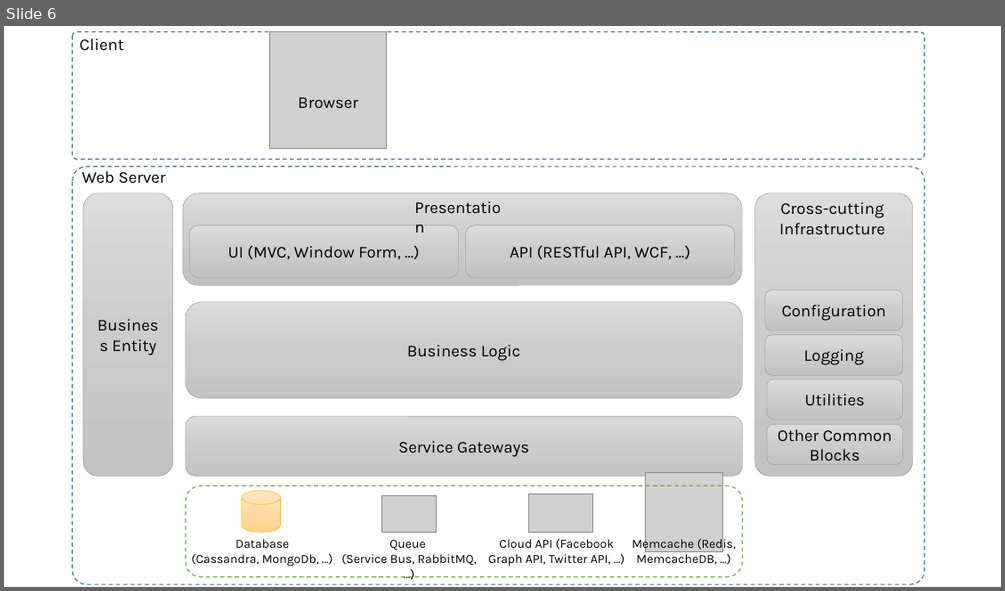
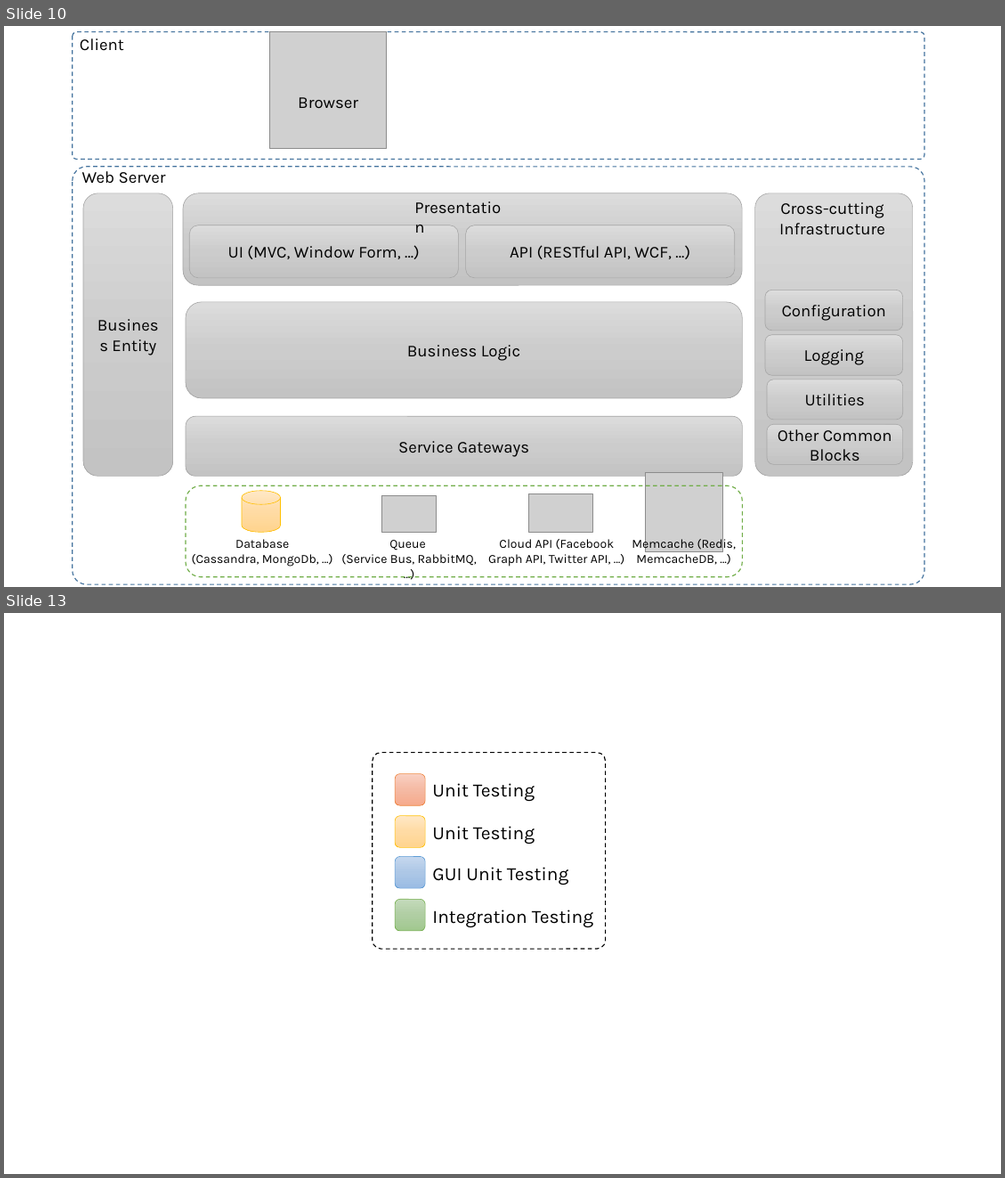
Before and after one commit to liepnguyen/Planru, a slide deck: Documents/Lessons Learned From Agile Quality Assurance In Scrum.pptx. Shown one above the other, each under a label of ours: slide 6 before the commit, slides 10 and 13 after it; the slides between them are not shown. The pictures are 1005x591 and 1005x1178 pixels, drawn with LibreOffice and Linux fonts; fonts in the diff are those of the drawing; grey boxes stand for pictures. Boxes give left, top, right and bottom in pixels: in the first picture for what was removed or moved away, otherwise in the second. Text is boxed around its words. In the diff, an @@ line names an element or a change of style, - is before the commit and + after.

```diff
--- a/Documents/Lessons Learned From Agile Quality Assurance In Scrum.pptx
+++ b/Documents/Lessons Learned From Agile Quality Assurance In Scrum.pptx
@@ slide 13 added at (4,613,1001,1174), background #FFFFFF @@
@@ group added at (372,752,606,948): 5 rounded rectangles, 4 texts @@
+Unit Testing
+GUI Unit Testing
+Integration Testing
+Unit Testing
@@ what was slide 6 is now slide 10 @@
```
Also in this commit, not shown: 2 slides changed, 7 other slides added, 1 slide removed.
